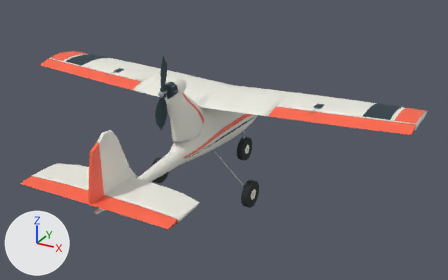
The glTF model web/assets/models/rift-s75.glb as it was, and as the next commit left it.
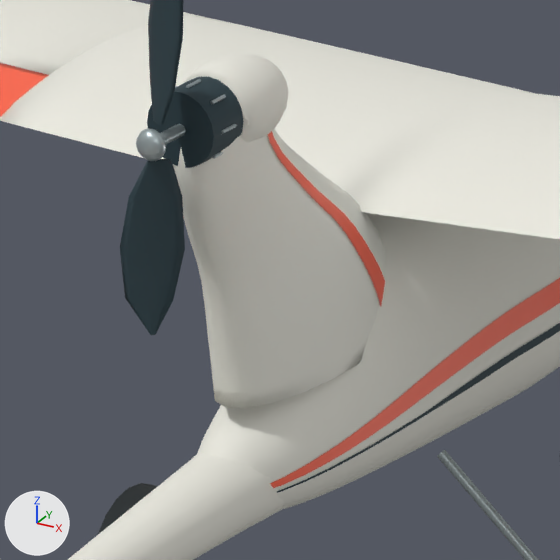
There are two pictures of each version: one whole from a 50 mm lens placed at (0.543, -0.924, 0.459), pointed at (0.057, -0.039, 0.017), one close up on the part from 30% to 53% of the width and 24% to 61% of the height. The lights are fixed; the arrows at lower left show +X, +Y and +Z. The older version's two pictures come first. Where no turn or scale is listed for an object, it has been applied to the vertices. Vertices at exactly the same position are counted once.

The first close-up shows 'S75_aileron_panel', 'S75_static_shell_0', 'S75_static_shell_2', 'S75_static_shell_3', 'S75_static_shell_4', 'S75_static_shell_5', 'S75_twisted_pusher_blade', 'S75_twisted_pusher_blade.001'.
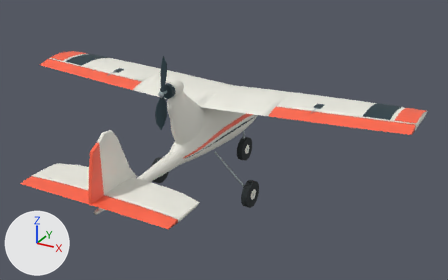
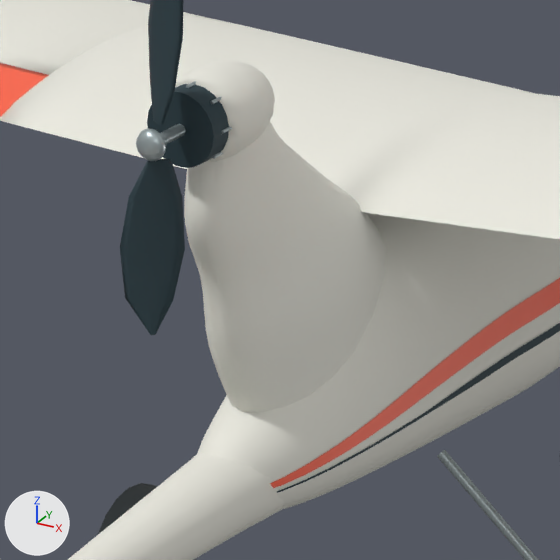
Where the change shows, as pixel boxes (x1, y1, x2, y2) in the close-ups (560 x 560 px; the box of a moved part takes in the faces that stretch with it):
```json
{"part": 1, "of": "me_mesh_6", "change": "moved or reshaped", "before": [173, 54, 385, 408], "after": [175, 61, 386, 413]}
{"part": 2, "of": "me_mesh_9", "change": "deleted", "before": [268, 131, 385, 306]}
```

Edits to the scene script, one JSON object a line:
```json
{"block": "me_mesh_6", "where": "# used by ob_s75_static_shell_0; location = (0.0, 0.0, 0.0)"}
{"op": "remove", "block": "me_mesh_6", "code": "me_mesh_6.from_pydata(...)  # 2929 vertices, 5698 faces; spans x -0.375..0.375, y -0.325..0.215, z -0.1..0.139"}
{"op": "add", "block": "me_mesh_6", "code": "me_mesh_6.from_pydata(...)  # 3009 vertices, 5858 faces; spans x -0.375..0.375, y -0.325..0.215, z -0.1..0.139"}
{"block": "me_mesh_6", "change": "me_mesh_6 part 1: 568 vertices moved from x -0.019..0.019, y -0.131..-0.007, z 0.026..0.139 to x -0.017..0.017, y -0.126..-0.012, z -0.006..0.139; 13 vertices removed from x 0.0..0.013, y -0.114..-0.075, z 0.118..0.132; 93 vertices added at x -0.014..0.014, y -0.122..-0.081, z 0.099..0.139"}
{"block": "me_mesh_9", "where": "# used by ob_s75_static_shell_3; location = (0.0, 0.0, 0.0)"}
{"op": "remove", "block": "me_mesh_9", "code": "me_mesh_9.from_pydata(...)  # 340 vertices, 412 faces; spans x -0.375..0.375, y -0.113..0.197, z -0.001..0.119"}
{"op": "add", "block": "me_mesh_9", "code": "me_mesh_9.from_pydata(...)  # 276 vertices, 352 faces; spans x -0.375..0.375, y -0.113..0.197, z -0.001..0.115"}
{"block": "me_mesh_9", "change": "me_mesh_9 part 2: the loose piece of 32 vertices spanning x 0.01..0.018, y -0.1..-0.029, z 0.026..0.119 is deleted"}
{"block": "me_mesh_9", "change": "other edits to the shape of me_mesh_9 do not show in these pictures"}
```
